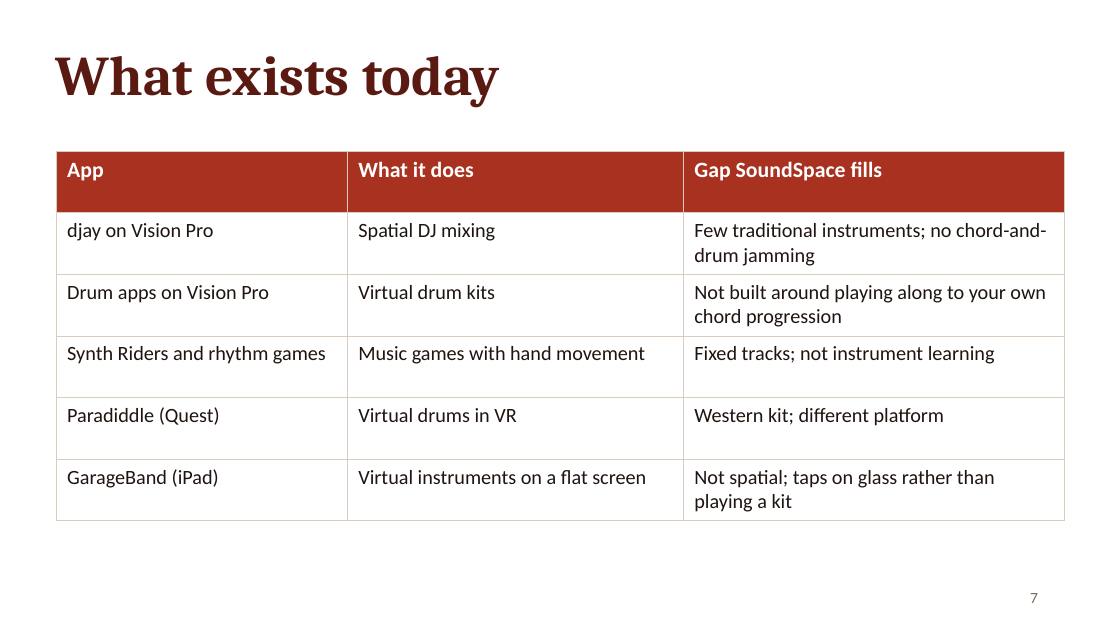
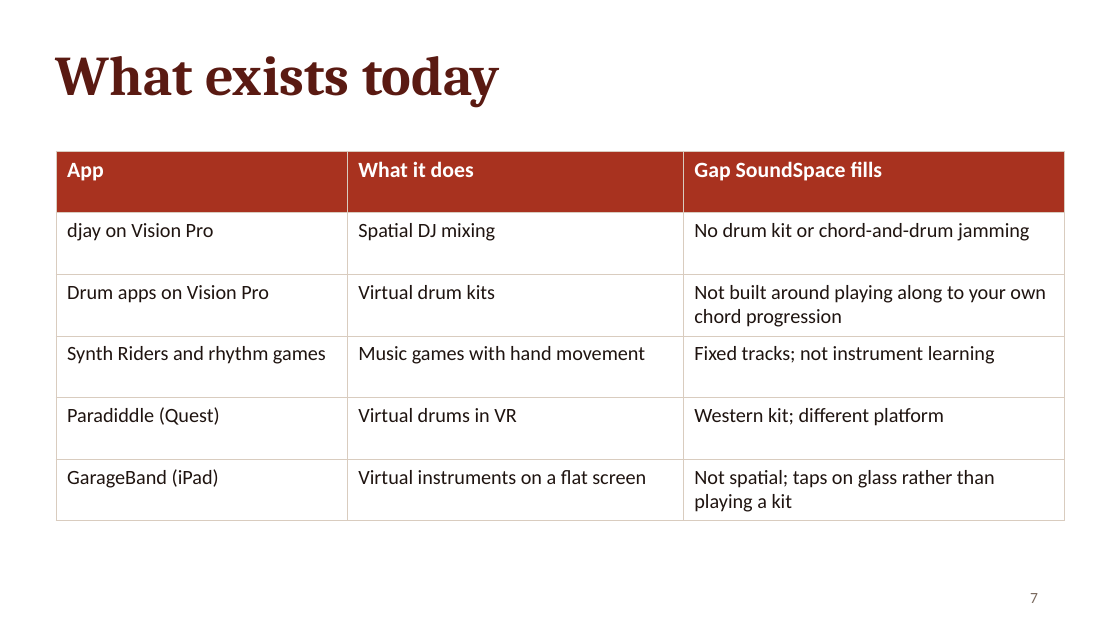
Before and after one commit to chamathyashohara/SoundSpace-visionOS, a slide deck: slide 7 of Docs/Pitch/SoundSpace-Pitch.pptx. Drawn at 1120x630 pixels with LibreOffice and Linux fonts; fonts in the diff are those of the drawing. Boxes give left, top, right and bottom in pixels: in the first picture for what was removed or moved away, otherwise in the second. Text is boxed around its words. In the diff, an @@ line names an element or a change of style, - is before the commit and + after.

```diff
--- a/Docs/Pitch/SoundSpace-Pitch.pptx
+++ b/Docs/Pitch/SoundSpace-Pitch.pptx
@@ table at [56,151,1064,516] @@
-row 2, column 3: Few traditional instruments; no chord-and-drum jamming
+row 2, column 3: No drum kit or chord-and-drum jamming
```
Also in this commit, not shown: 4 other slides changed, 20 other files.
